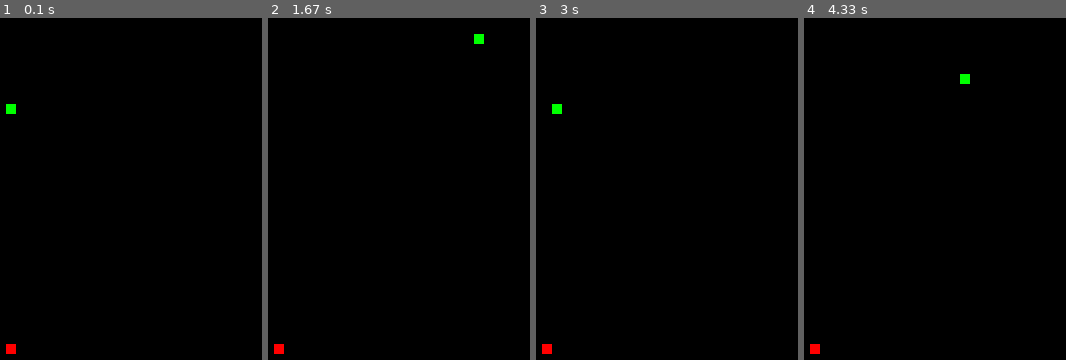
Above: before the commit, frames 1-4 (left to right).
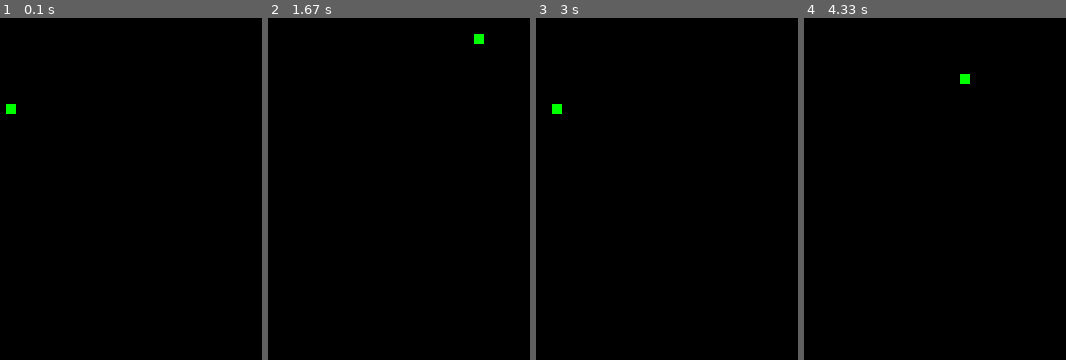
Above: after the commit, the same moments.

Repository: pierreribault/snake-pygame
Game: pygame game, started from snake.py
Two runs of this game, one before a commit and one after it. Both use one fixed random seed, a clock stepped at 60 frames per second and the inputs below.
Inputs:
- Up to frame 1 (0.1 s): no input
- Up to frame 2 (1.67 s): hold Right 0.33-0.8 s; hold Up 0.83-1.13 s; hold Right 1.17-1.63 s
- Up to frame 3 (3 s): hold Left 1.67-2.2 s; hold Down 2.23-2.53 s; hold Left 2.57-2.97 s
- Up to frame 4 (4.33 s): hold Up 3-3.37 s; hold Right 3.4-4.03 s; hold Down from 4.07 s (still down)

The runs differ from the first frame. In frame 1, 0.1% of the frame differs, in the area x 2-7%, y 95-99%; in frame 2, 0.1%; in frame 3, 0.1%; in frame 4, 0.1%.

Commit message:
Introduce scoreboard reader

Diff:
--- a/src/apple.py
+++ b/src/apple.py
@@ -1,23 +1,37 @@
 import random, pygame
 
 class Apple:
-  color = (255, 0 ,0)
+    color = (205, 235, 52)
+    point = 100
+    active = False
 
-  def __init__(self, width: int, height: int, pixel: int) -> None:
-    self.width = width
-    self.height = height
-    self.pixel = pixel
+    def __init__(self, width: int, height: int, pixel: int) -> None:
+        self.width = width
+        self.height = height
+        self.pixel = pixel
 
-  def generate(self, x: int, y: int) -> None:
-    self.x = round(random.randint(0, self.width - self.pixel) / self.pixel) * self.pixel
-    self.y = round(random.randint(0, self.height - self.pixel) / self.pixel) * self.pixel
+    def generate(self, x: int, y: int) -> None:
+        if self.active:
+            self.x = round(random.randint(0, self.width - self.pixel) / self.pixel) * self.pixel
+            self.y = round(random.randint(0, self.height - self.pixel) / self.pixel) * self.pixel
 
-    print(self.x, self.y)
-    if (self.x == x and self.y == y):
-      self.generate(x, y)
+            if (self.x == x and self.y == y):
+                self.generate(x, y)
 
-  def isHere(self, x: float, y: float) -> bool:
-    return x == self.x and y ==self.y
+    def isHere(self, x: float, y: float) -> bool:
+        if self.active:
+            return x == self.x and y ==self.y
+        return False
 
-  def render(self, display: pygame.Surface) -> None:
-    pygame.draw.rect(display, self.color, [self.x, self.y, self.pixel, self.pixel])
+    def score(self) -> int:
+        return self.point
+
+    def enable(self) -> None:
+        self.active = True
+
+    def disable(self) -> None:
+        self.active = False
+
+    def render(self, display: pygame.Surface) -> None:
+        if self.active:
+            pygame.draw.rect(display, self.color, [self.x, self.y, self.pixel, self.pixel])
--- /dev/null
+++ b/src/score.py
@@ -0,0 +1,37 @@
+import os
+import json
+
+class Score:
+    directory = './storage'
+    filename = 'score.json'
+
+    def __init__(self) -> None:
+        self.path = f'{self.directory}/{self.filename}'
+
+        if not os.path.exists(self.directory):
+            os.mkdir(self.directory)
+
+        if not os.path.exists(self.path):
+            with open(self.path, "w+") as file:
+                file.write("[]")
+
+    def get_score(self, entry):
+        return entry.get('score')
+
+
+    def read(self) -> list:
+        leaderboard = json.loads(open(self.path, mode='r').read())
+        leaderboard.sort(reverse=True, key=self.get_score);
+
+        return leaderboard;
+
+    def save(self, content: list) -> None:
+        with open(self.path, "w+") as file:
+            json.dump(content, file)
+
+    def add(self, username: str, score: int) -> list:
+        scores = self.read()
+        scores.append({"username": username, "score": score})
+        scores.sort(reverse=True, key=self.get_score)
+
+        return scores
Not shown, changed: README.md
Not shown, added: src/.gitignore
Not shown, added: storage/.gitignore
